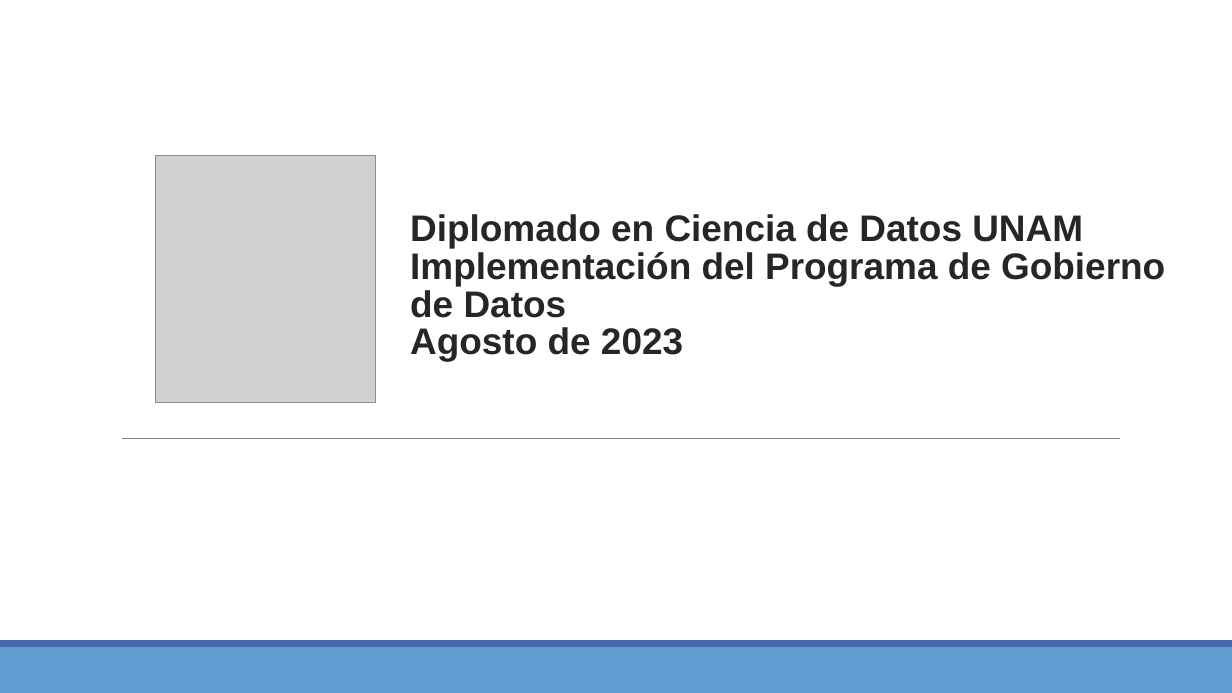
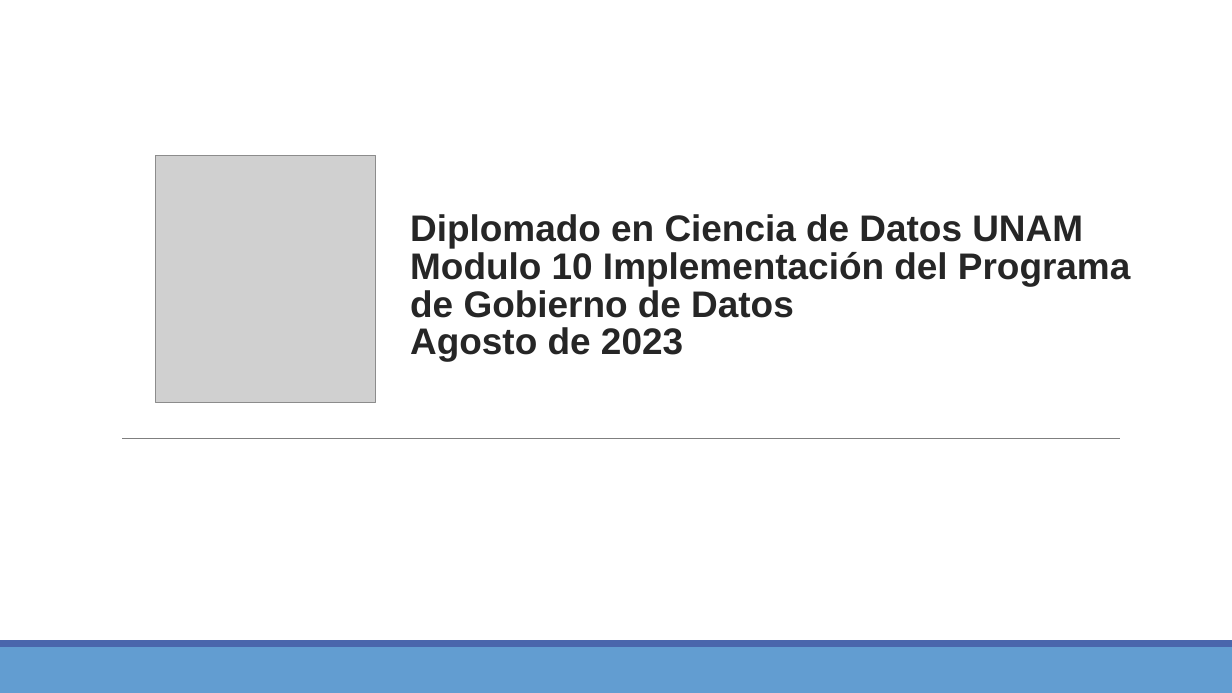
Before and after one commit to Sergio-Ibarra-1795/Diplomado_UNAM_DC_Full_gitHub, a slide deck: slide 1 of Mod10_Implementacion_programa_gobiermo_datos.pptx. Drawn at 1232x693 pixels with LibreOffice and Linux fonts; fonts in the diff are those of the drawing; grey boxes stand for pictures. Boxes give left, top, right and bottom in pixels: in the first picture for what was removed or moved away, otherwise in the second. Text is boxed around its words. In the diff, an @@ line names an element or a change of style, - is before the commit and + after.

Commit message:
Agregando Mod10 Ejercicio teorico de implementacion de gobierno de datos

```diff
--- a/Mod10_Implementacion_programa_gobiermo_datos.pptx
+++ b/Mod10_Implementacion_programa_gobiermo_datos.pptx
@@ title at [410, 214, 1130, 361]: text changed @@
-Diplomado en Ciencia de Datos UNAM
-Implementación del Programa de Gobierno de Datos
-Agosto de 2023
+Diplomado en Ciencia de Datos UNAM
+Modulo 10 Implementación del Programa de Gobierno de Datos
+Agosto de 2023
```
Also in this commit, not shown: 6 other slides changed, 1 slide added, 1 other file.
